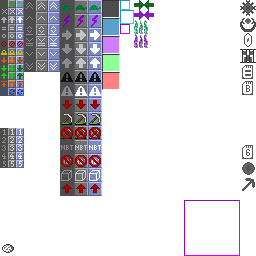
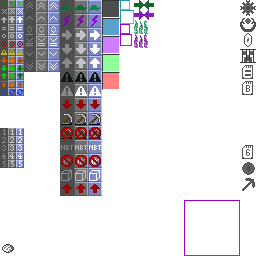
Layers edited between the first and the second 256×256 image:
painted on "Background" over (120, 34, 132, 46)
